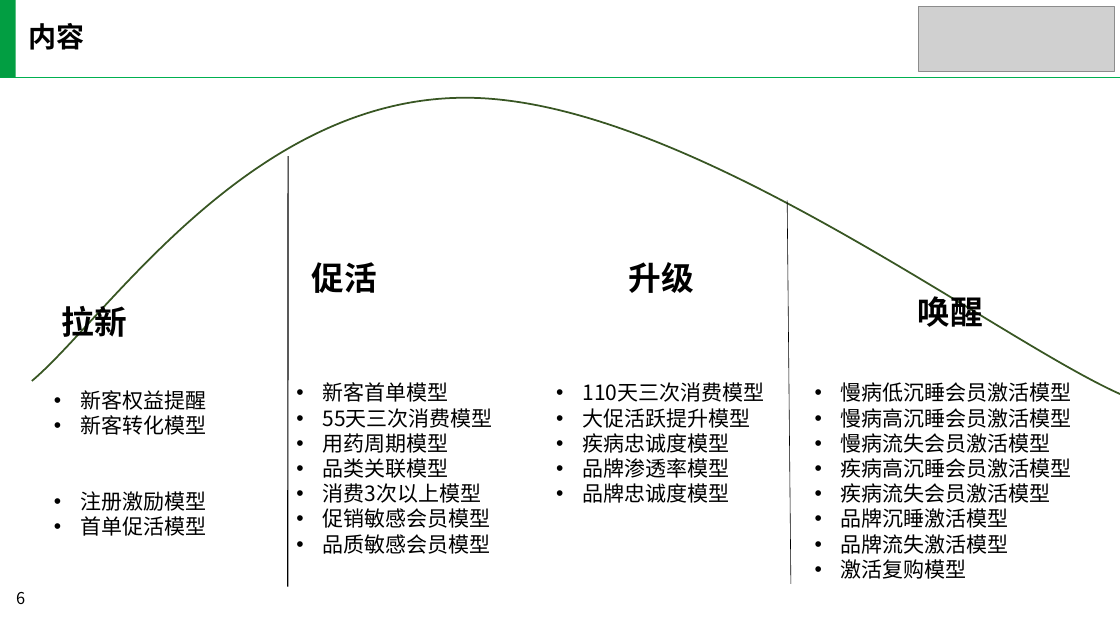
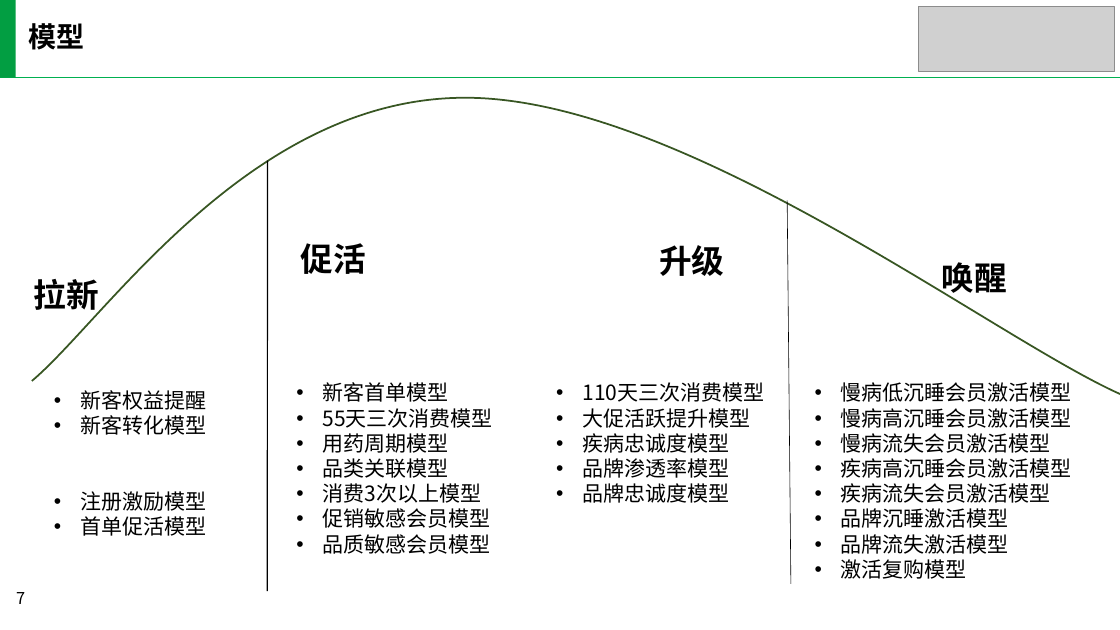
Before and after one commit to yaobozhang/YF_EB, a slide deck: slide 7 of 会员体系/精准营销/电商v2.0/生命周期精准营销/精准营销设计.pptx (slide 6 before the commit). Drawn at 1120x630 pixels with LibreOffice and Linux fonts; fonts in the diff are those of the drawing; grey boxes stand for pictures; background and template pictures are left out. Boxes give left, top, right and bottom in pixels: in the first picture for what was removed or moved away, otherwise in the second. Text is boxed around its words. In the diff, an @@ line names an element or a change of style, - is before the commit and + after.

```diff
--- a/会员体系/精准营销/电商v2.0/生命周期精准营销/精准营销设计.pptx
+++ b/会员体系/精准营销/电商v2.0/生命周期精准营销/精准营销设计.pptx
@@ text at [29,23,85,50]: text changed @@
-内容
+模型
@@ line moved from (288, 156) - (288, 586) to (268, 160) - (267, 592) @@
@@ text "促活": place and size @@
-text "促活" at [312,262,377,293]
+text "促活" at [301,243,366,274]
@@ text "升级": place and size @@
-text "升级" at [629,262,694,293]
+text "升级" at [659,245,724,276]
@@ text "唤醒": place and size @@
-text "唤醒" at [917,291,982,333]
+text "唤醒" at [942,257,1007,299]
@@ text "拉新" rewrapped from [62,301,127,343] to [34,279,99,316] @@
@@ page number at [16,592,25,604]: text changed @@
-6
+7
```
Also in this commit, not shown: 5 other slides changed, 4 slides added, 2 slides removed, 1 other file.
